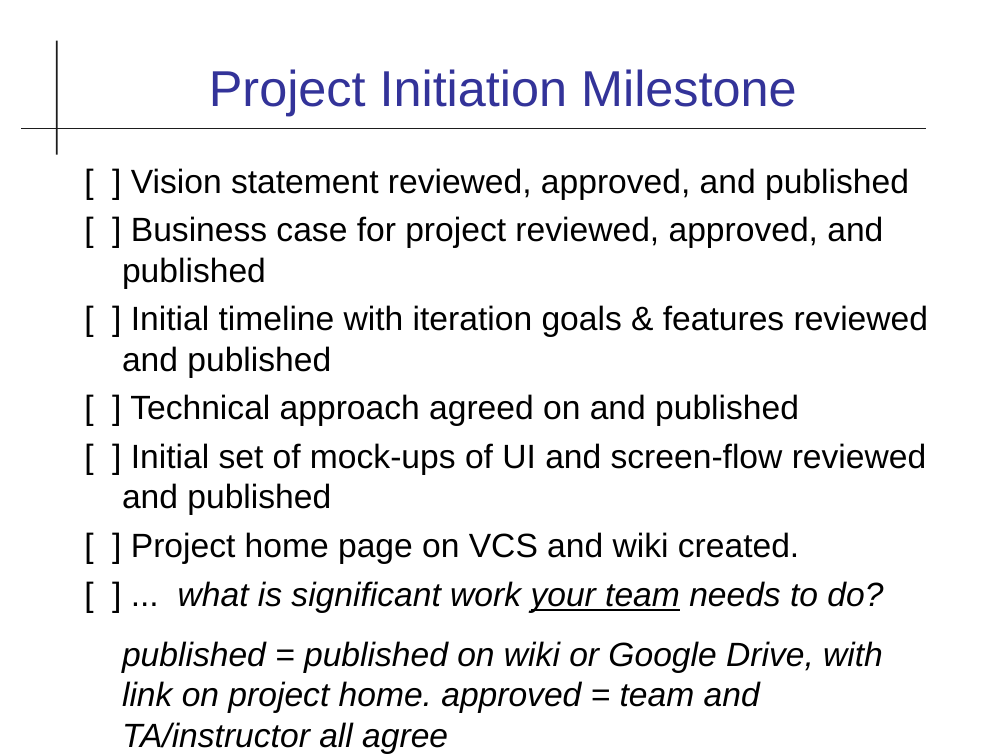
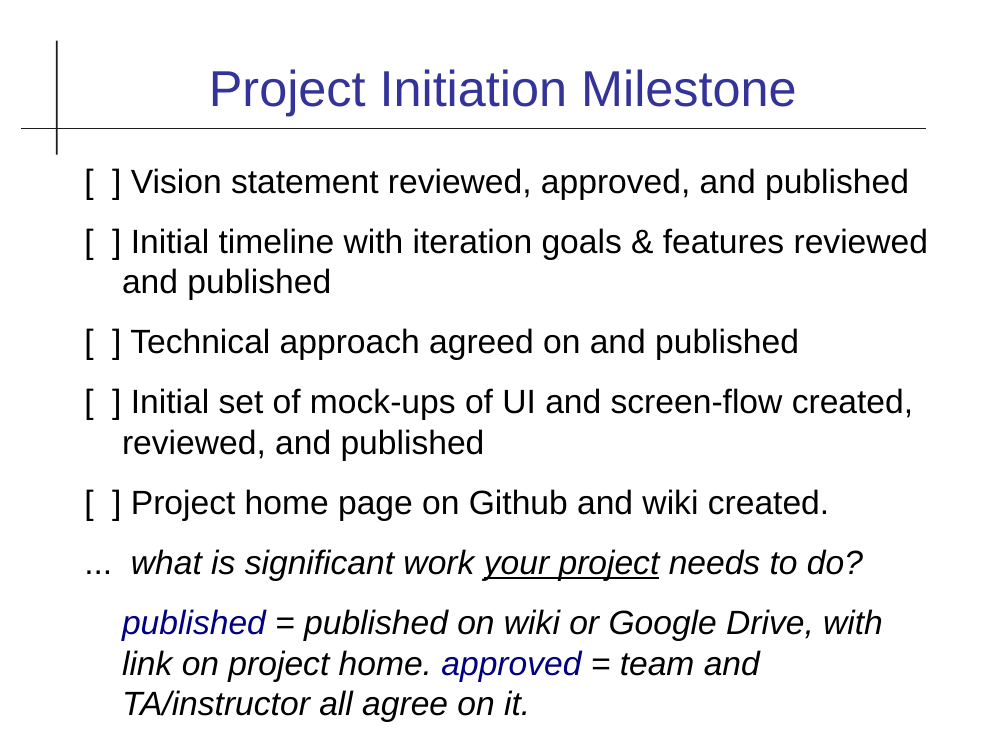
Before and after one commit to cpske/ISP, a slide deck: slide 12 of assignment/project/Iteration1.odp (slide 11 before the commit). Drawn at 1008x756 pixels with LibreOffice and Linux fonts; fonts in the diff are those of the drawing. Boxes give left, top, right and bottom in pixels: in the first picture for what was removed or moved away, otherwise in the second. Text is boxed around its words. In the diff, an @@ line names an element or a change of style, - is before the commit and + after.

Commit message:
updates on project deliverables

```diff
--- a/assignment/project/Iteration1.odp
+++ b/assignment/project/Iteration1.odp
@@ text at (x1=122, y1=168, x2=928, y2=360): more space between paragraphs @@
@@ text at (x1=122, y1=216, x2=883, y2=289): paragraph removed @@
-[ ] Business case for project reviewed, approved, and published
@@ text at (x1=122, y1=388, x2=913, y2=722): text changed @@
-[ ] Initial set of mock-ups of UI and screen-flow reviewed and published
-[ ] Project home page on VCS and wiki created.
-[ ] ... what is significant work your team needs to do?
-published = published on wiki or Google Drive, with link on project home. approved = team and TA/instructor all agree
+[ ] Initial set of mock-ups of UI and screen-flow created, reviewed, and published
+[ ] Project home page on Github and wiki created.
+... what is significant work your project needs to do?
+published = published on wiki or Google Drive, with link on project home. approved = team and TA/instructor all agree on it.
```
Also in this commit, not shown: 9 other slides changed, 4 slides added, 3 slides removed, 6 other files.
